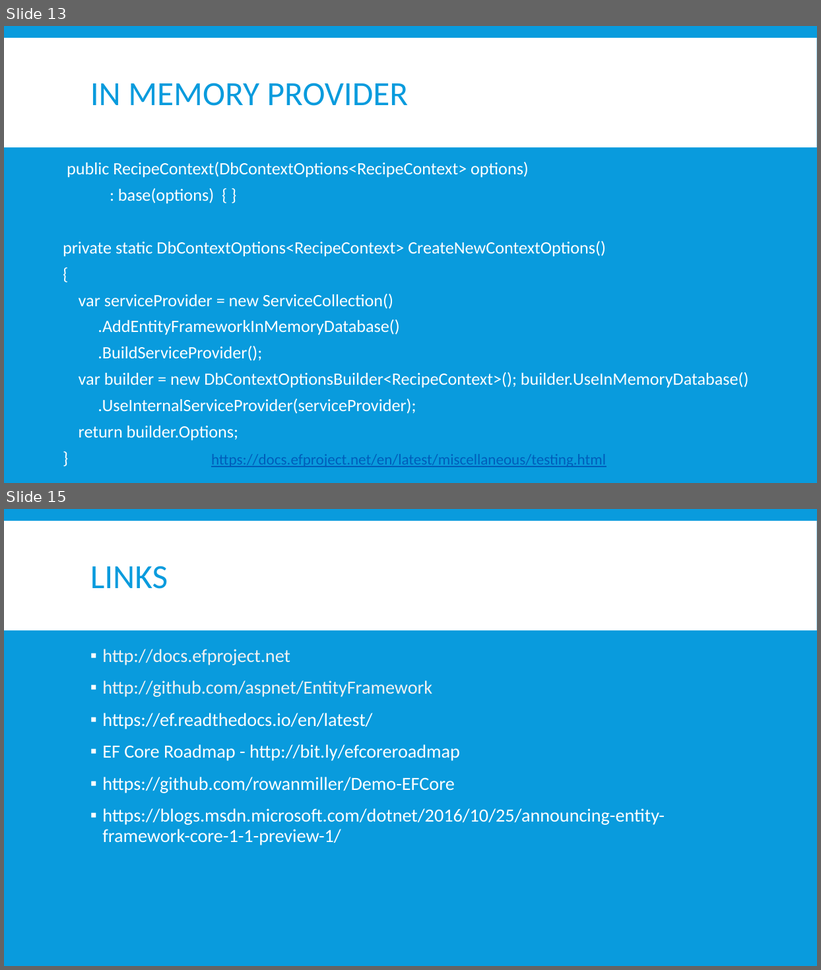
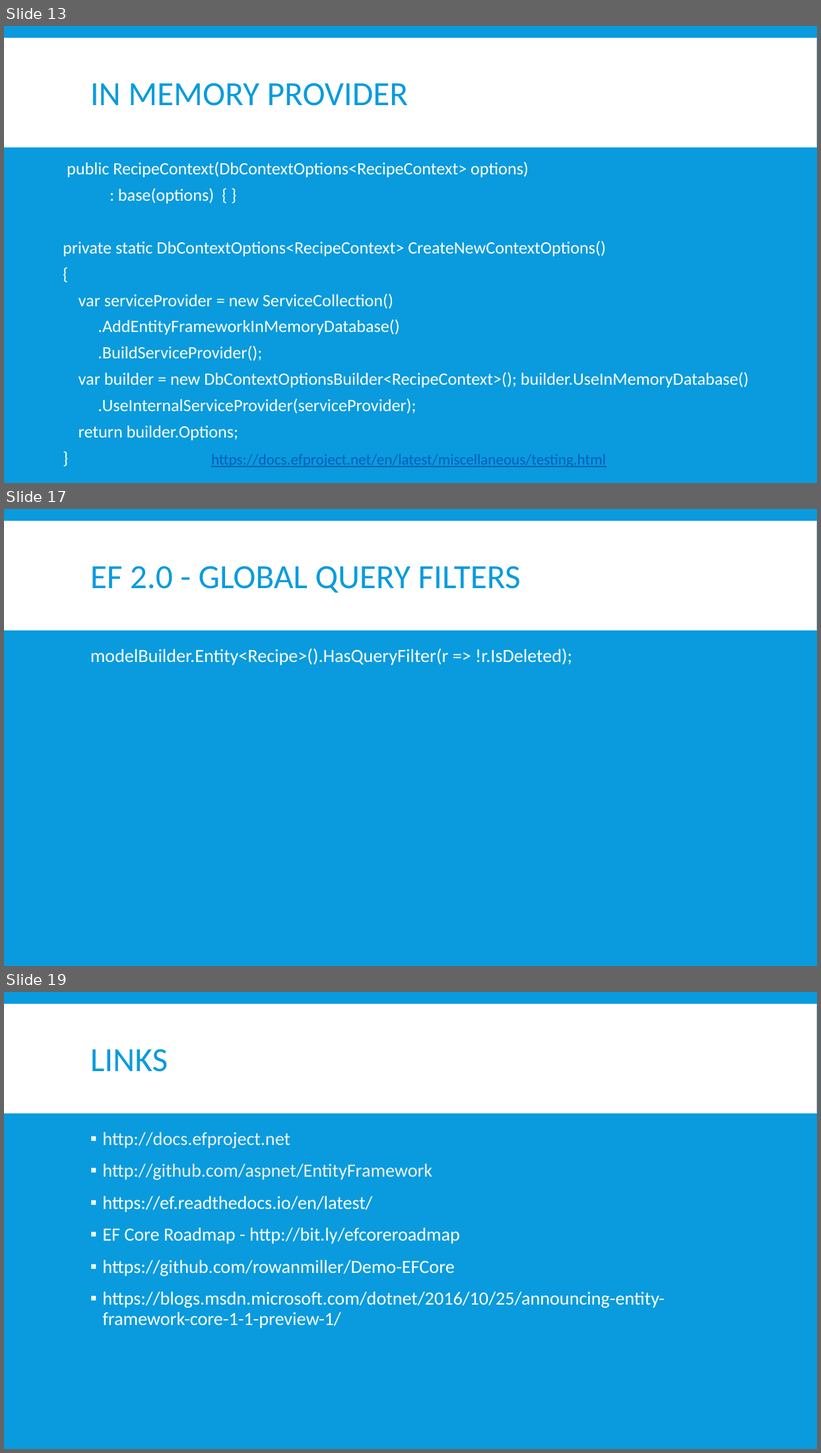
Before and after one commit to jwooley/EfCore, a slide deck: EfCoreGettingStarted.pptx. Shown one above the other, each under a label of ours: slides 13 and 15 before the commit, slides 13, 17 and 19 after it; the slides between them are not shown. The pictures are 821x970 and 821x1453 pixels, drawn with LibreOffice and Linux fonts; fonts in the diff are those of the drawing. Boxes give left, top, right and bottom in pixels: in the first picture for what was removed or moved away, otherwise in the second. Text is boxed around its words. In the diff, an @@ line names an element or a change of style, - is before the commit and + after.

```diff
--- a/EfCoreGettingStarted.pptx
+++ b/EfCoreGettingStarted.pptx
@@ slide 17 added at bbox=[4, 509, 817, 966], background #099BDD; not listed: 1 template element that a slide beside it also shows @@
@@ title added at bbox=[90, 566, 521, 593], 40 pt, text #099BDD @@
+EF 2.0 - GLOBAL QUERY FILTERS
@@ text added at bbox=[90, 648, 572, 665], 22 pt, text #FFFFFF @@
+modelBuilder.Entity<Recipe>().HasQueryFilter(r => !r.IsDeleted);
@@ what was slide 15 is now slide 19 @@
```
Also in this commit, not shown: 3 slides changed, 3 other slides added.
